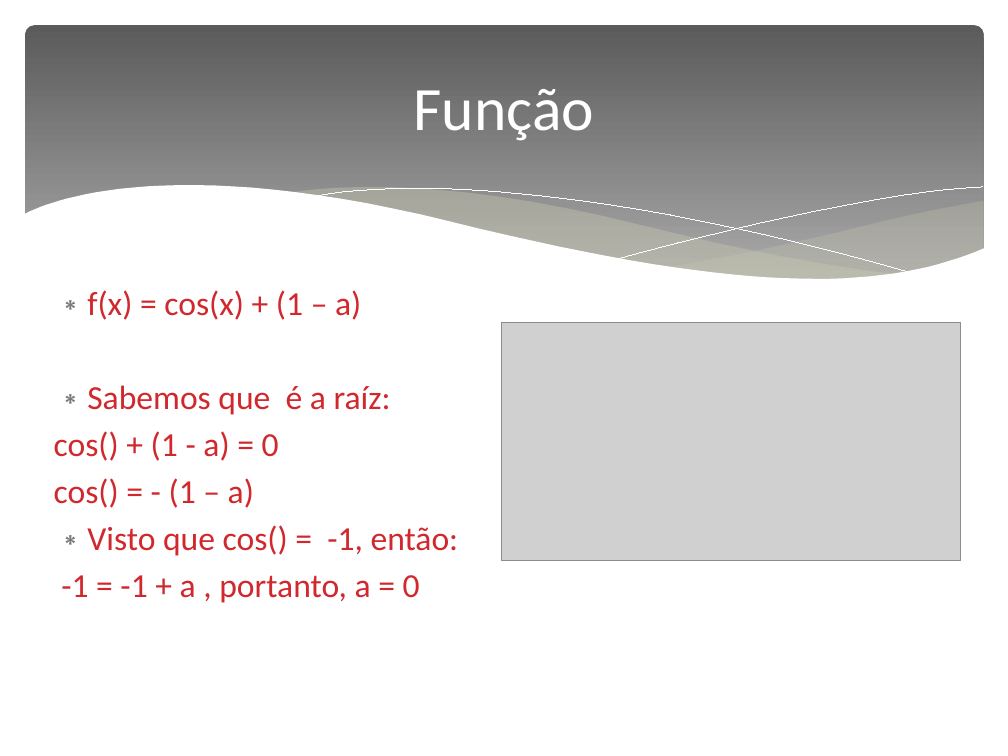
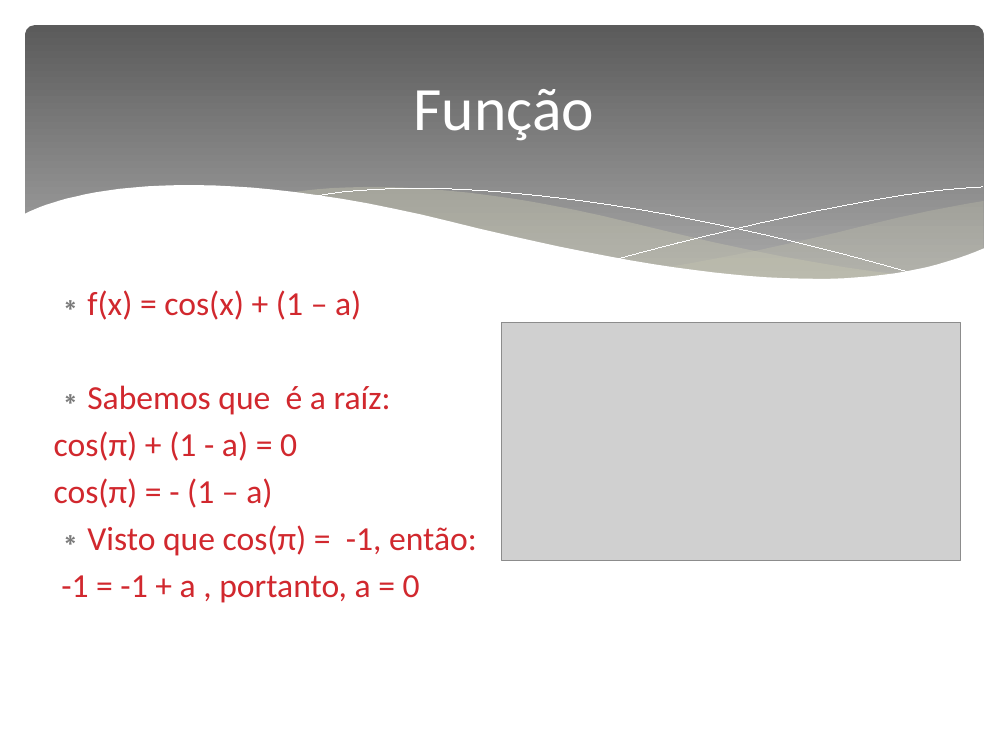
Before and after one commit to cristmelo/TrabalhoMN1, a slide deck: slide 5 of apresentação/Apresentação_MN1_p1_linux.odp. Drawn at 1008x756 pixels with LibreOffice and Linux fonts; fonts in the diff are those of the drawing; grey boxes stand for pictures. Boxes give left, top, right and bottom in pixels: in the first picture for what was removed or moved away, otherwise in the second. Text is boxed around its words. In the diff, an @@ line names an element or a change of style, - is before the commit and + after.

Commit message:
Slides, problema do pi not found

```diff
--- a/apresentação/Apresentação_MN1_p1_linux.odp
+++ b/apresentação/Apresentação_MN1_p1_linux.odp
@@ text at box(54, 431, 477, 556): text changed @@
-cos() + (1 - a) = 0
-cos() = - (1 – a)
-∗ Visto que cos() = -1, então:
+cos(π) + (1 - a) = 0
+cos(π) = - (1 – a)
+∗ Visto que cos(π) = -1, então:
```
Also in this commit, not shown: 1 other file.
